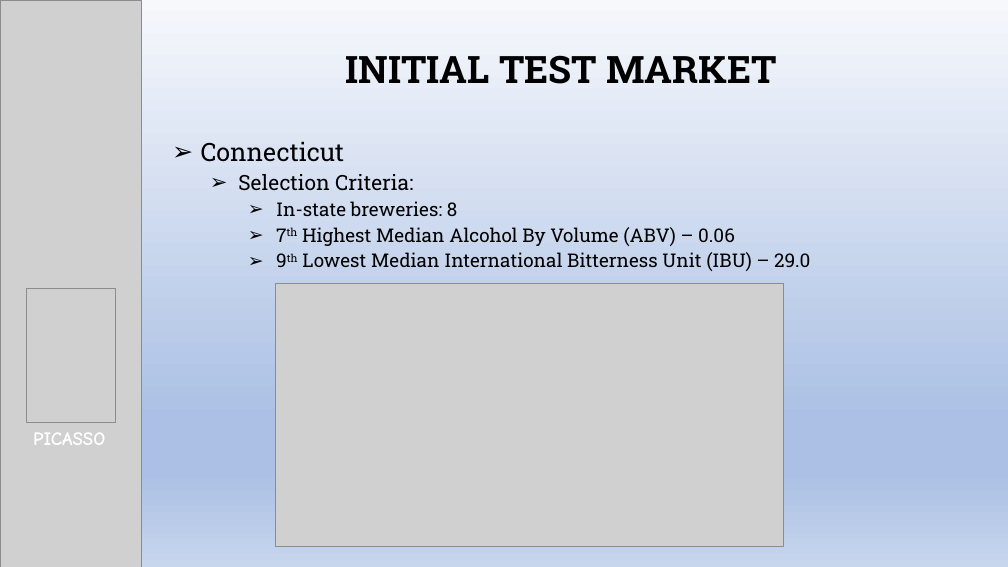
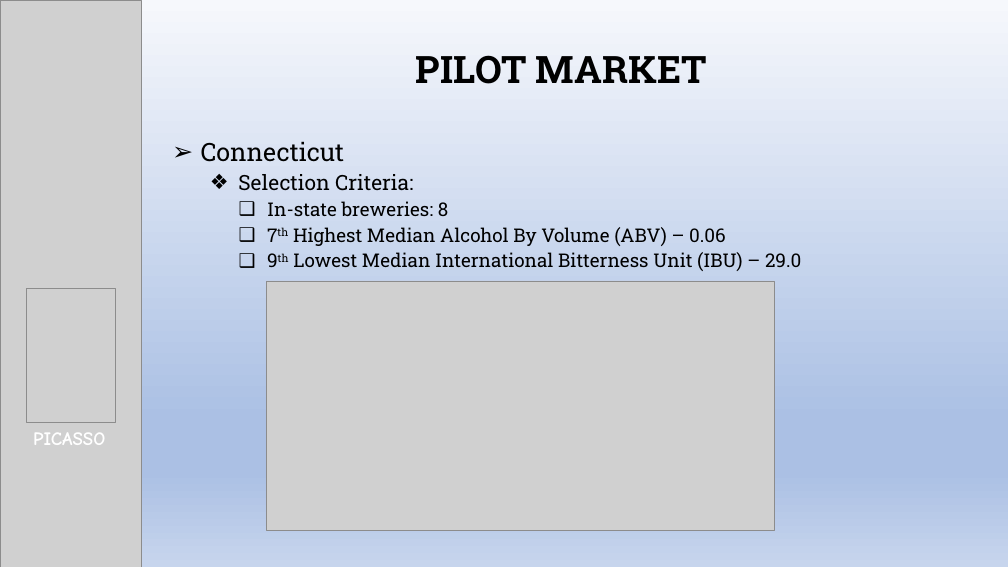
Before and after one commit to kjurekSMU/6306_JKT_Case_Study_1, a slide deck: slide 4 of Beer_Expansion_Project.pptx (slide 3 before the commit). Drawn at 1008x567 pixels with LibreOffice and Linux fonts; fonts in the diff are those of the drawing; grey boxes stand for pictures. Boxes give left, top, right and bottom in pixels: in the first picture for what was removed or moved away, otherwise in the second. Text is boxed around its words. In the diff, an @@ line names an element or a change of style, - is before the commit and + after.

Commit message:
Updated Presentation: 1. Intro wording 2. Maps 3. Added IN / IL info

```diff
--- a/Beer_Expansion_Project.pptx
+++ b/Beer_Expansion_Project.pptx
@@ title at <box>416,55,707,84</box>: text changed @@
-INITIAL TEST MARKET
+PILOT MARKET
@@ subtitle at <box>238,174,801,271</box>: bullet ➢ to ❖; bullet ➢ to ❑ @@
@@ picture: place and size @@
-picture at <box>275,284,784,547</box>
+picture at <box>266,281,774,530</box>
```
Also in this commit, not shown: 7 other slides changed, 5 slides added.
